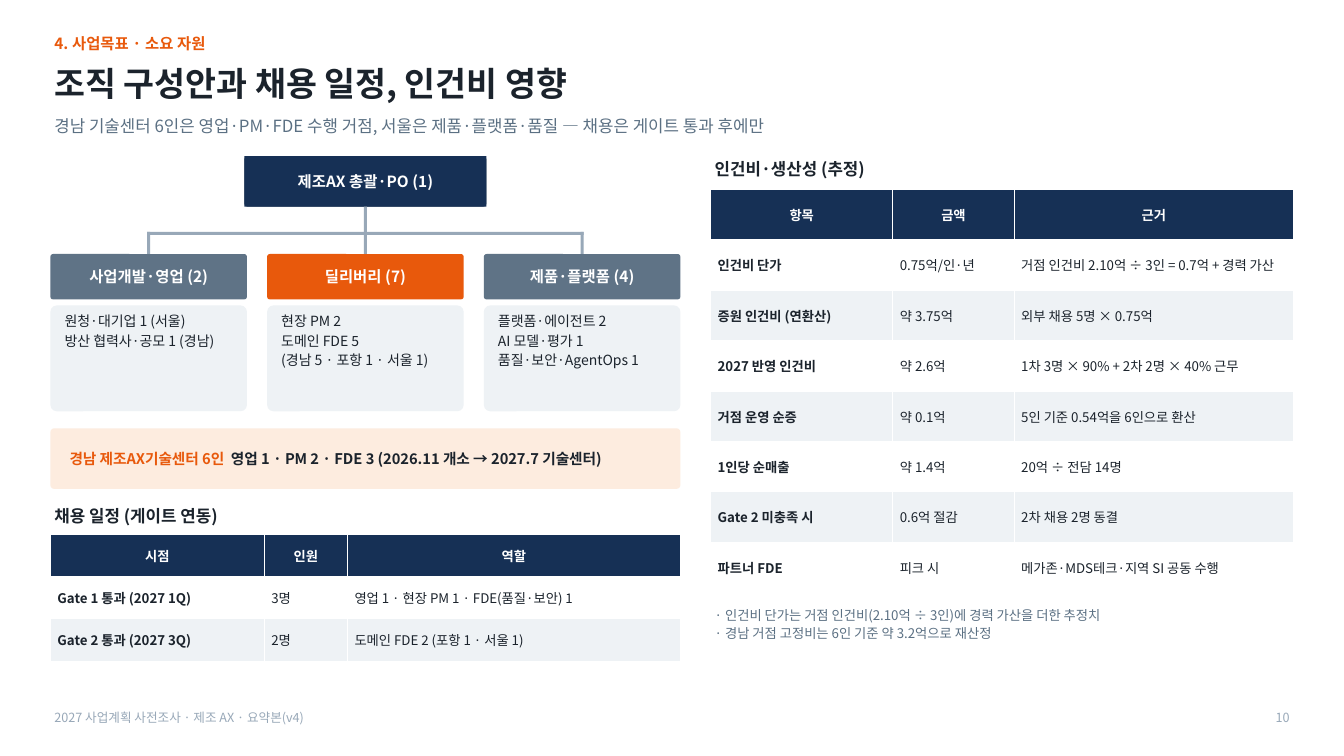
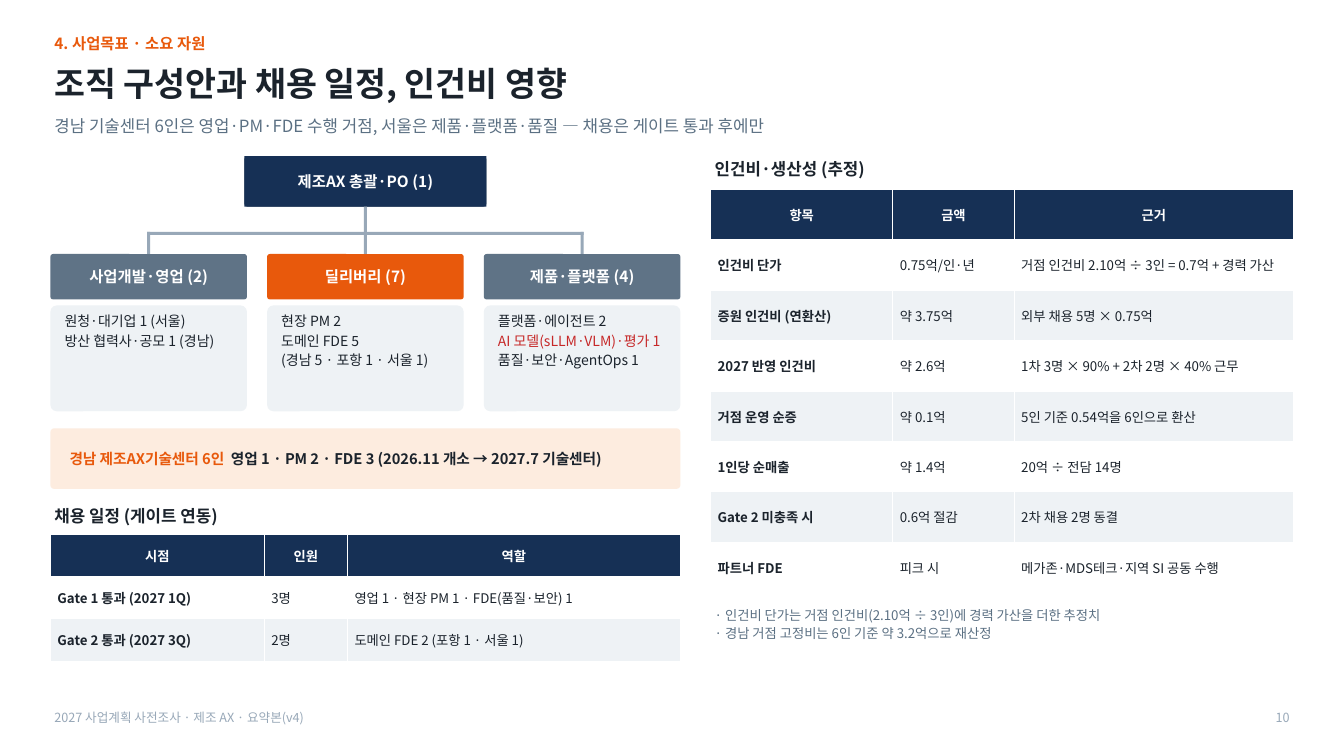
Before and after one commit to Jacob-Yeom/claude, a slide deck: slide 11 of output/2027_mfg_AX_summary_v4_1_product_roadmap_supplement.pptx. Drawn at 1344x756 pixels with LibreOffice and Linux fonts; fonts in the diff are those of the drawing. Boxes give left, top, right and bottom in pixels: in the first picture for what was removed or moved away, otherwise in the second. Text is boxed around its words. In the diff, an @@ line names an element or a change of style, - is before the commit and + after.

```diff
--- a/output/2027_mfg_AX_summary_v4_1_product_roadmap_supplement.pptx
+++ b/output/2027_mfg_AX_summary_v4_1_product_roadmap_supplement.pptx
@@ text at box(498, 334, 661, 349): text changed; text colour #1B232C to #C62828 @@
-AI 모델·평가 1
+AI 모델(sLLM·VLM)·평가 1
```
Also in this commit, not shown: 9 other slides changed, 2 other files.
